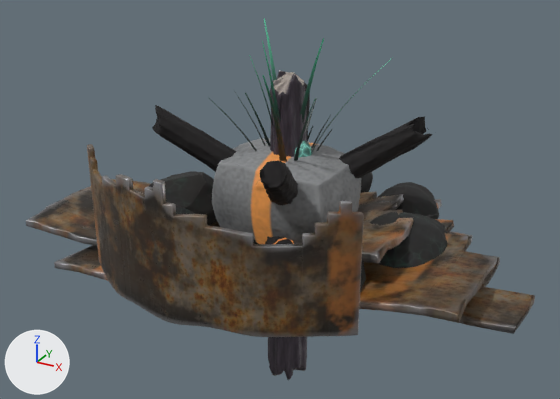
Renders of the glTF model art/out/props2/props.glb from each side of a commit.
The view is the same before and after, from a camera (50 mm lens) standing at (1.28, -2.39, 1.34) and looking at (-0.04, 0.01, 0.14). Lighting does not change. The marker at lower left points along +X, +Y and +Z. The older version comes first.

Script lines for the objects in view, before the commit:
```python
me_debris_1 = bpy.data.meshes.new('Debris_1')
me_debris_1.from_pydata(...)  # 252 vertices, 500 faces; spans x -0.81..0.81, y -0.46..0.46, z -0.17..0.13
me_debris_1.materials.append(mat_debris_1)
me_debris_2 = bpy.data.meshes.new('Debris_2')
me_debris_2.from_pydata(...)  # 252 vertices, 500 faces; spans x -0.509..0.514, y -0.358..0.361, z -0.228..0.206
me_debris_2.materials.append(mat_debris_2)
me_debris_3 = bpy.data.meshes.new('Debris_3')
me_debris_3.from_pydata(...)  # 238 vertices, 472 faces; spans x -1.11..0.95, y -0.31..0.31, z -0.12..0.05
me_debris_3.materials.append(mat_debris_3)
ob_debris_1 = bpy.data.objects.new('Debris_1', me_debris_1)
ob_debris_1.location = (0.0, 0.0, 0.0)
ob_debris_2 = bpy.data.objects.new('Debris_2', me_debris_2)
ob_debris_2.location = (0.0, 0.0, 0.0)
ob_debris_3 = bpy.data.objects.new('Debris_3', me_debris_3)
ob_debris_3.location = (0.0, 0.0, 0.0)
# also in view: 'Fiber' at (0.06, -0.08, 0.4); 'Campfire_Wood' at (0.01, 0.0, 0.23); 'Stalkwood' at (0.0, 0.0, 0.0); 'Pack' at (0.0, 0.0, 0.24); 'Campfire_Stones' at (-0.01, -0.01, 0.07)
```
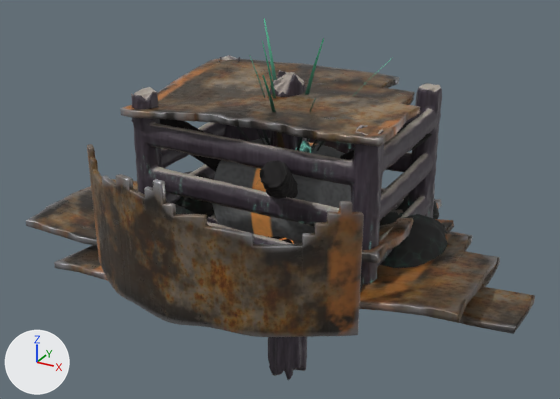
Boxes (x1, y1, x2, y2) around the edits, measured in the pictures (560 x 399 px):
'Crate_Wood', added
    after: (131, 55, 442, 284)
'Crate_Lid', added (brown)
    after: (121, 58, 420, 147)
'Campfire_Wood', unchanged, covered by the edit
    before: (152, 83, 433, 244)
    after: (159, 118, 433, 244)

The change, as a diff of the scene's bpy script:
```diff
--- a/art/out/props2/props.glb.py
+++ b/art/out/props2/props.glb.py
@@ img_crate_wood_normal @@
+img_crate_wood_normal = load_image('Crate_Wood_normal', '_unpacked/Crate_Wood_normal', 1024, 1024, 'Non-Color')
@@ img_crate_wood_emit @@
+img_crate_wood_emit = load_image('Crate_Wood_emit', '_unpacked/Crate_Wood_emit', 1024, 1024, 'sRGB')
@@ img_crate_wood_color @@
+img_crate_wood_color = load_image('Crate_Wood_color', '_unpacked/Crate_Wood_color', 1024, 1024, 'sRGB')
@@ img_crate_wood_rough @@
+img_crate_wood_rough = load_image('Crate_Wood_rough', '_unpacked/Crate_Wood_rough', 1024, 1024, 'Non-Color')
@@ img_crate_lid_normal @@
+img_crate_lid_normal = load_image('Crate_Lid_normal', '_unpacked/Crate_Lid_normal', 1024, 1024, 'Non-Color')
@@ img_crate_lid_color @@
+img_crate_lid_color = load_image('Crate_Lid_color', '_unpacked/Crate_Lid_color', 1024, 1024, 'sRGB')
@@ img_crate_lid_metal_crate_lid_rough @@
+img_crate_lid_metal_crate_lid_rough = load_image('Crate_Lid_metal-Crate_Lid_rough', '_unpacked/Crate_Lid_metal-Crate_Lid_rough', 1024, 1024, 'Non-Color')
@@ mat_crate_wood_001 @@
+mat_crate_wood_001 = bpy.data.materials.new('Crate_Wood.001')
+# uses the picture img_crate_wood_color
+# uses the picture img_crate_wood_emit
+# uses the picture img_crate_wood_normal
+# uses the picture img_crate_wood_rough
@@ mat_crate_lid @@
+mat_crate_lid = bpy.data.materials.new('Crate_Lid')
+# uses the picture img_crate_lid_color
+# uses the picture img_crate_lid_metal_crate_lid_rough
+# uses the picture img_crate_lid_normal
@@ me_crate_wood @@
+me_crate_wood.from_pydata(...)  # 2590 vertices, 5200 faces; spans x -0.482..0.483, y -0.333..0.331, z -0.023..0.598
+me_crate_wood.materials.append(mat_crate_wood_001)
@@ me_crate_lid @@
+me_crate_lid.from_pydata(...)  # 254 vertices, 504 faces; spans x -0.5..0.495, y -0.359..0.362, z 0.502..0.597
+me_crate_lid.materials.append(mat_crate_lid)
@@ ob_crate_wood @@
+ob_crate_wood = bpy.data.objects.new('Crate_Wood', me_crate_wood)
+ob_crate_wood.location = (0.0, 0.0, 0.0)
@@ ob_crate_lid @@
+ob_crate_lid = bpy.data.objects.new('Crate_Lid', me_crate_lid)
+ob_crate_lid.location = (0.0, 0.0, 0.0)
```
